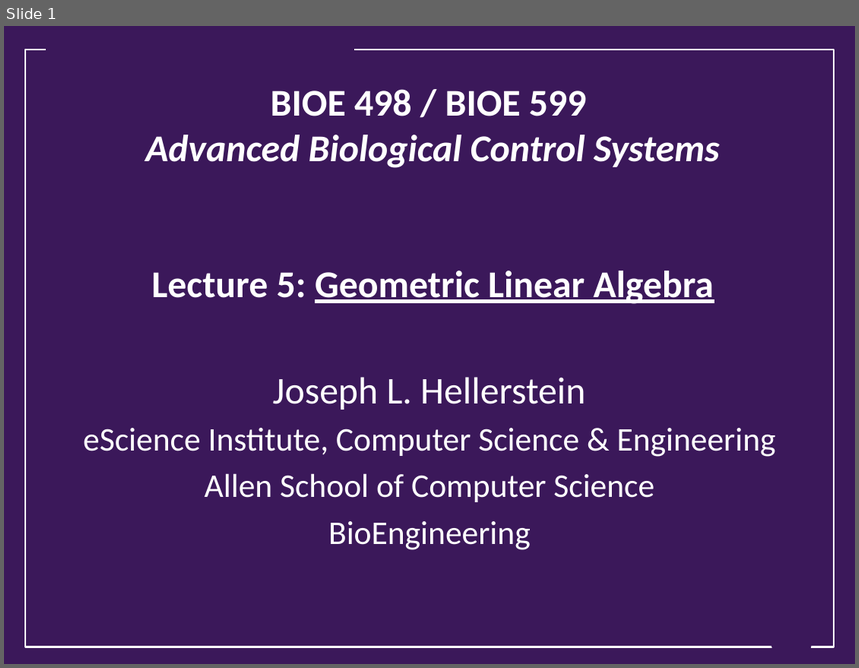
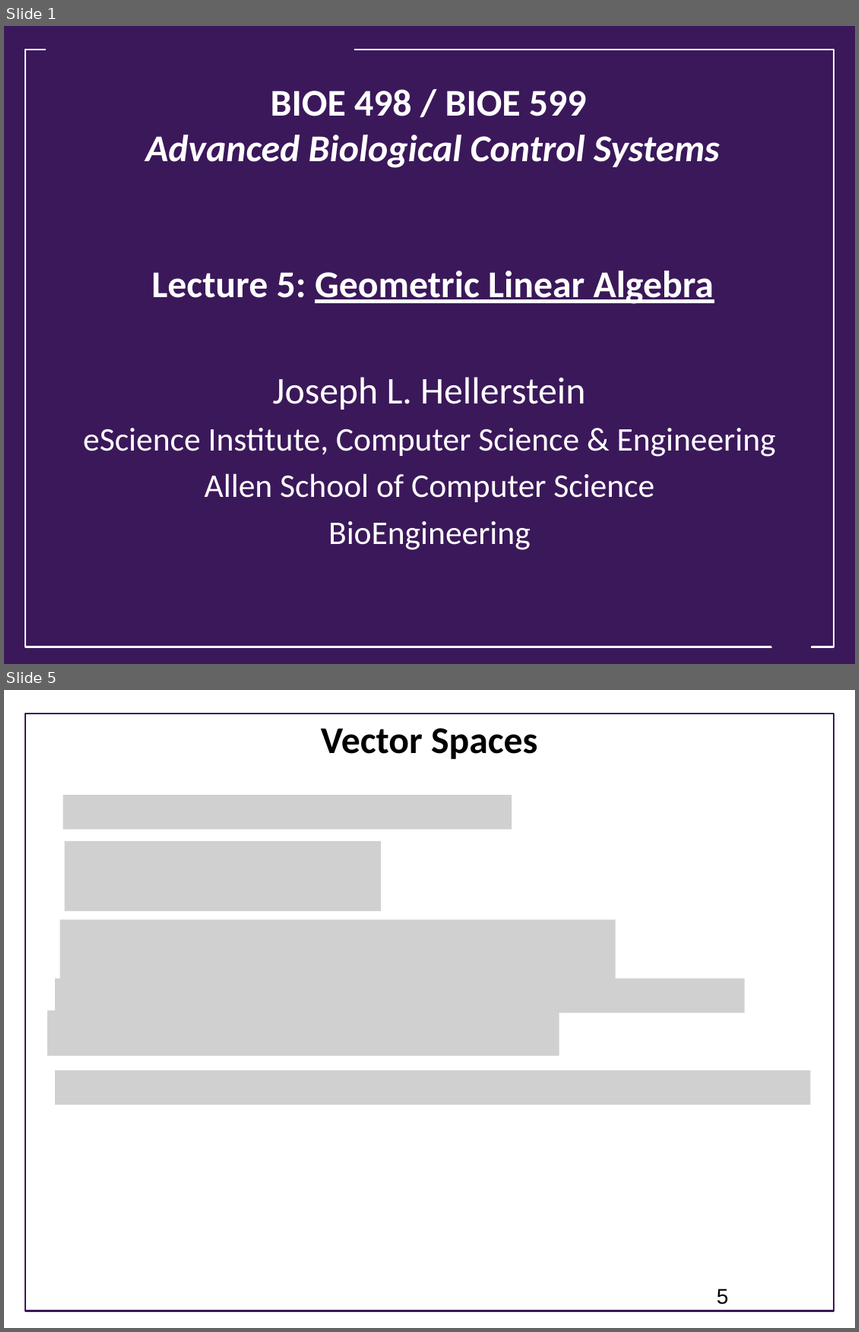
Before and after one commit to joseph-hellerstein/advanced-controls-lectures, a slide deck: Lecture_4-Geometric-Linear-Algebra/Geometric-Linear-Algebra.pptx. Shown one above the other, each under a label of ours: slide 1 before the commit, slides 1 and 5 after it; the slides between them are not shown. The pictures are 859x668 and 859x1332 pixels, drawn with LibreOffice and Linux fonts; fonts in the diff are those of the drawing; grey boxes stand for pictures; background and template pictures are left out. Boxes give left, top, right and bottom in pixels: in the first picture for what was removed or moved away, otherwise in the second. Text is boxed around its words. In the diff, an @@ line names an element or a change of style, - is before the commit and + after.

```diff
--- a/Lecture_4-Geometric-Linear-Algebra/Geometric-Linear-Algebra.pptx
+++ b/Lecture_4-Geometric-Linear-Algebra/Geometric-Linear-Algebra.pptx
@@ slide 5 added at [4, 690, 855, 1328], background #FFFFFF @@
@@ rectangle added at [25, 714, 834, 1312], outline #3B185A 1.75 pt @@
@@ title added at [321, 728, 538, 759], 32 pt, text #000000, bold @@
+Vector Spaces
@@ picture added at [63, 795, 512, 829] @@
@@ picture added at [65, 841, 381, 912] @@
@@ picture added at [60, 920, 616, 980] @@
@@ picture added at [55, 979, 744, 1012] @@
@@ picture added at [47, 1011, 559, 1056] @@
@@ picture added at [55, 1071, 811, 1104] @@
@@ page number added at [717, 1289, 729, 1305], 18 pt, text #000000 @@
+5
```
Also in this commit, not shown: 2 slides changed, 13 other slides added, 1 slide removed.
